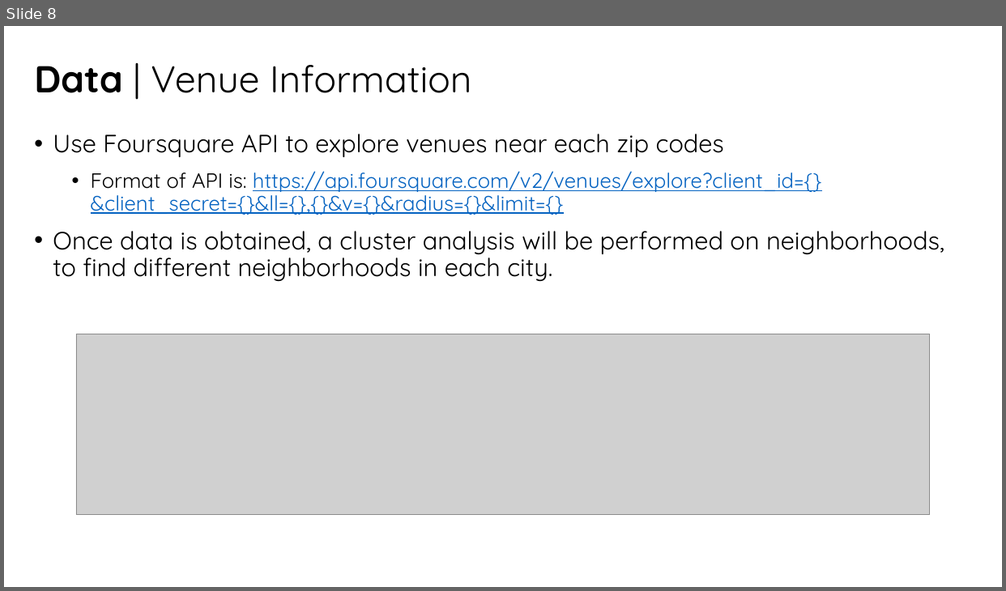
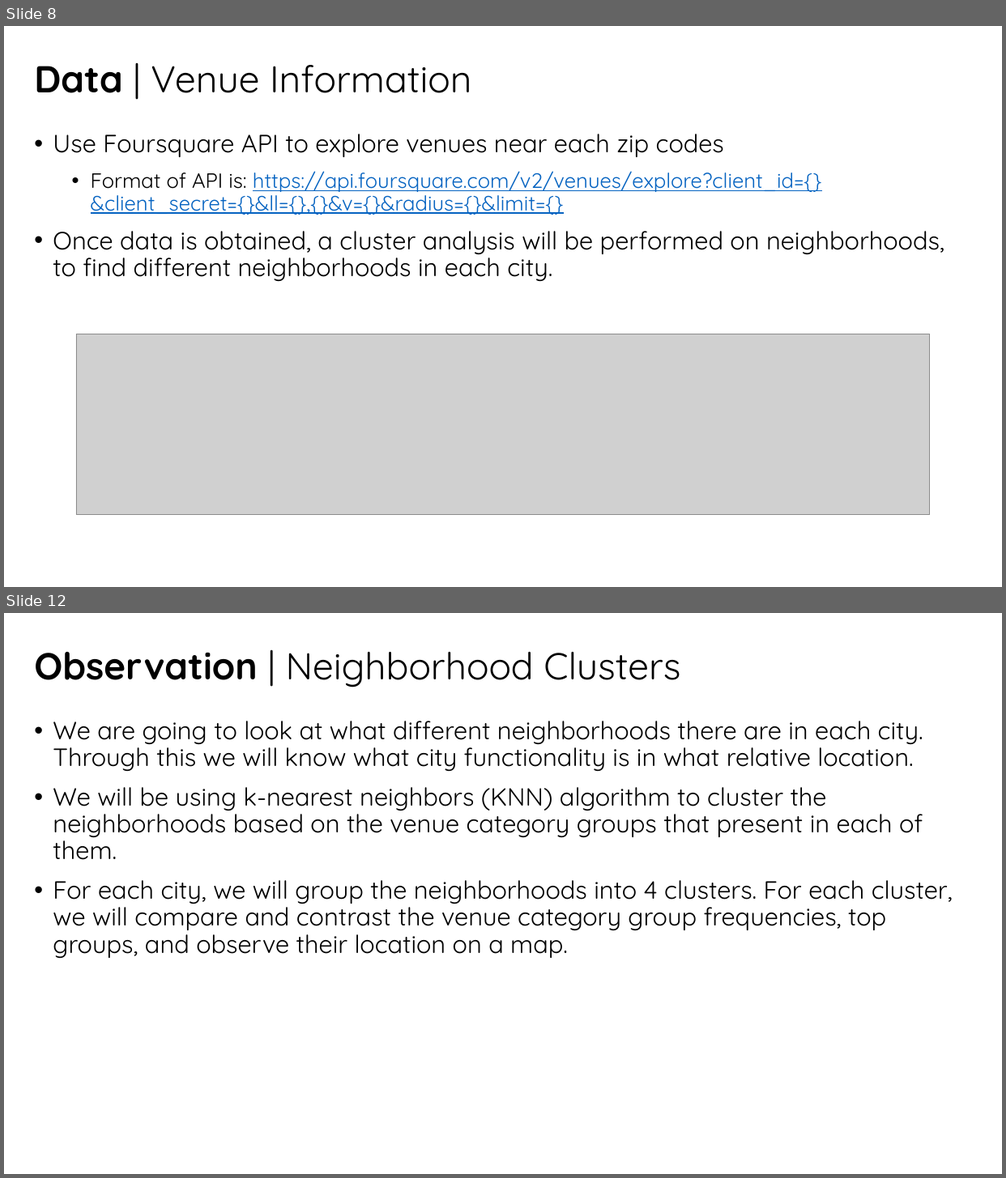
Before and after one commit to audrey-wj/Coursera_Capstone, a slide deck: Battle of Neighborhoods/Coursera Capstone_Battle of Neighborhoods.pptx. Shown one above the other, each under a label of ours: slide 8 before the commit, slides 8 and 12 after it; the slides between them are not shown. The pictures are 1006x591 and 1006x1178 pixels, drawn with LibreOffice and Linux fonts; fonts in the diff are those of the drawing; grey boxes stand for pictures. Boxes give left, top, right and bottom in pixels: in the first picture for what was removed or moved away, otherwise in the second. Text is boxed around its words. In the diff, an @@ line names an element or a change of style, - is before the commit and + after.

```diff
--- a/Battle of Neighborhoods/Coursera Capstone_Battle of Neighborhoods.pptx
+++ b/Battle of Neighborhoods/Coursera Capstone_Battle of Neighborhoods.pptx
@@ slide 12 added at [4, 613, 1002, 1174], background #FFFFFF @@
@@ title added at [34, 652, 680, 688], 36 pt, text #000000 @@
+Observation | Neighborhood Clusters
@@ text added at [53, 721, 953, 958], 24 pt, text #000000 @@
+• We are going to look at what different neighborhoods there are in each city. Through this we will know what city functionality is in what relative location.
+• We will be using k-nearest neighbors (KNN) algorithm to cluster the neighborhoods based on the venue category groups that present in each of them.
+• For each city, we will group the neighborhoods into 4 clusters. For each cluster, we will compare and contrast the venue category group frequencies, top groups, and observe their location on a map.
```
Also in this commit, not shown: 1 slide changed, 10 other slides added, 1 slide removed, 1 other file.
